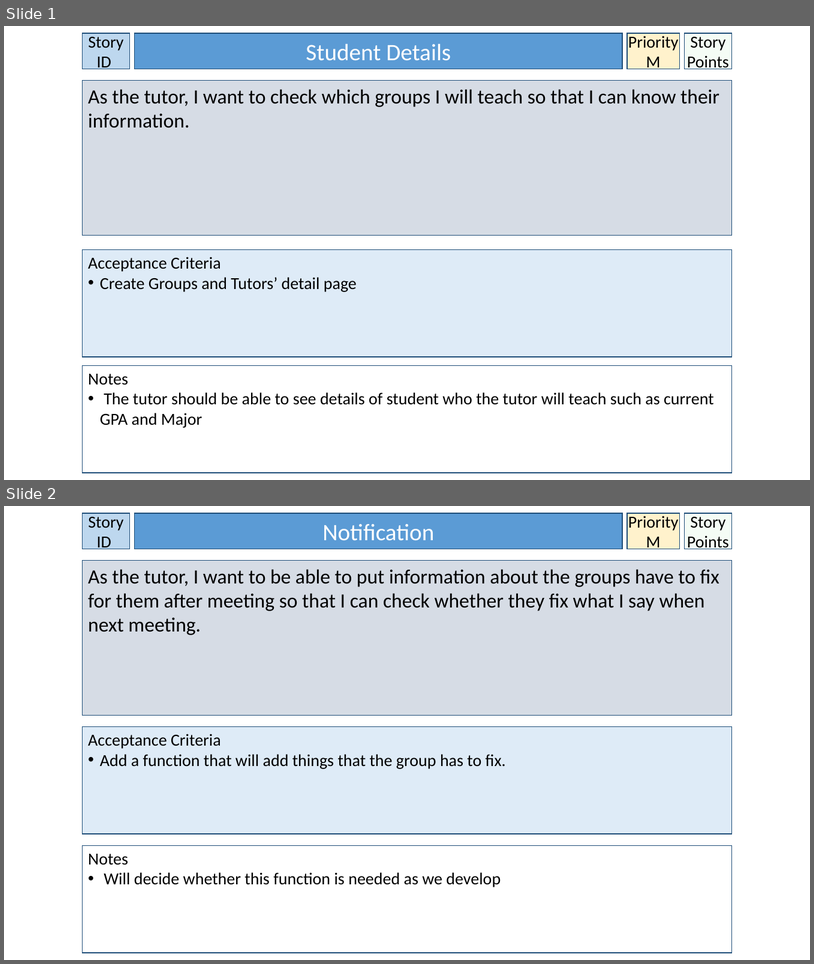
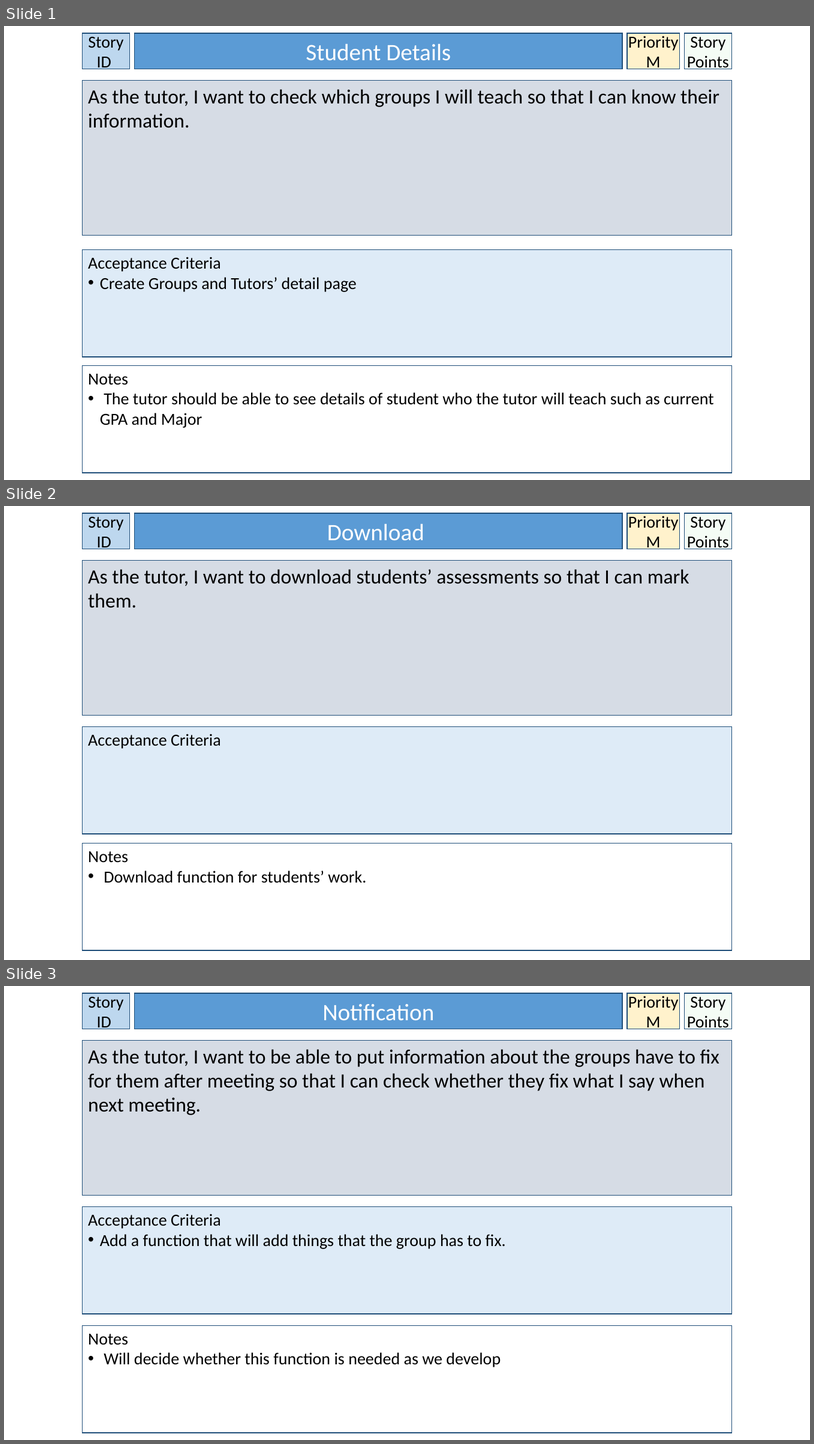
Before and after one commit to BrissyKim/group14, a slide deck: User_story/Seyoung User Stories.pptx. Shown one above the other, each under a label of ours: slides 1 and 2 before the commit, slides 1, 2 and 3 after it. The pictures are 814x964 and 814x1444 pixels, drawn with LibreOffice and Linux fonts; fonts in the diff are those of the drawing. Boxes give left, top, right and bottom in pixels: in the first picture for what was removed or moved away, otherwise in the second. Text is boxed around its words. In the diff, an @@ line names an element or a change of style, - is before the commit and + after.

```diff
--- a/User_story/Seyoung User Stories.pptx
+++ b/User_story/Seyoung User Stories.pptx
@@ slide 2 added at <box>4,506,810,960</box>, background #FFFFFF @@
@@ rectangle added at <box>82,513,130,549</box>, fill #BDD7EE, outline #1F4E79 1 pt, 20 pt, text #000000 @@
+Story ID
@@ rectangle added at <box>135,513,623,549</box>, fill #5B9BD5, outline #1F4E79 1 pt, 28 pt, text #FFFFFF @@
+Download
@@ rectangle added at <box>628,513,680,549</box>, fill #FFF2CC, outline #1F4E79 1 pt, 20 pt, text #000000 @@
+Priority
+M
@@ rectangle added at <box>684,513,732,549</box>, fill #CCF0CD at 20% opacity, outline #1F4E79 1 pt, 20 pt, text #000000 @@
+Story Points
@@ rectangle added at <box>82,561,732,715</box>, fill #D6DCE5, outline #1F4E79 1 pt, 24 pt, text #000000 @@
+As the tutor, I want to download students’ assessments so that I can mark them.
@@ rectangle added at <box>82,727,732,834</box>, fill #DEEBF7, outline #1F4E79 1 pt, 20 pt, text #000000 @@
+Acceptance Criteria
@@ rectangle added at <box>82,843,732,950</box>, fill #FFFFFF, outline #1F4E79 1 pt, 20 pt, text #000000 @@
+Notes
+• Download function for students’ work.
@@ what was slide 2 is now slide 3 @@
```
Also in this commit, not shown: 2 slides changed, 1 other slide added.
